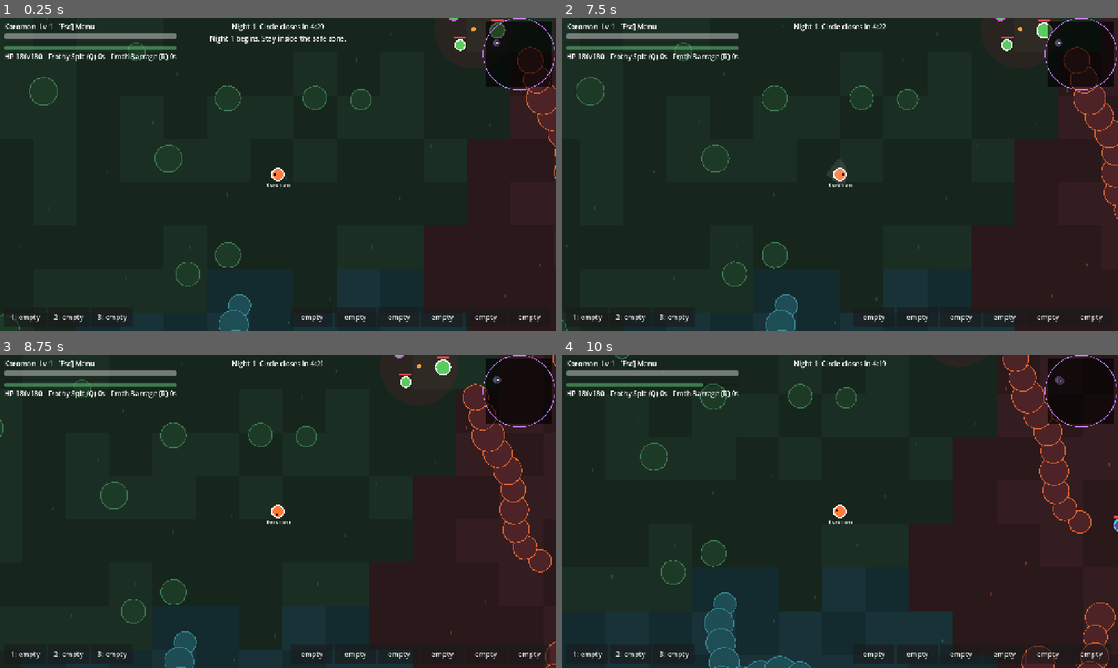
Above: before the commit, frames 1-4 (two rows, left to right).
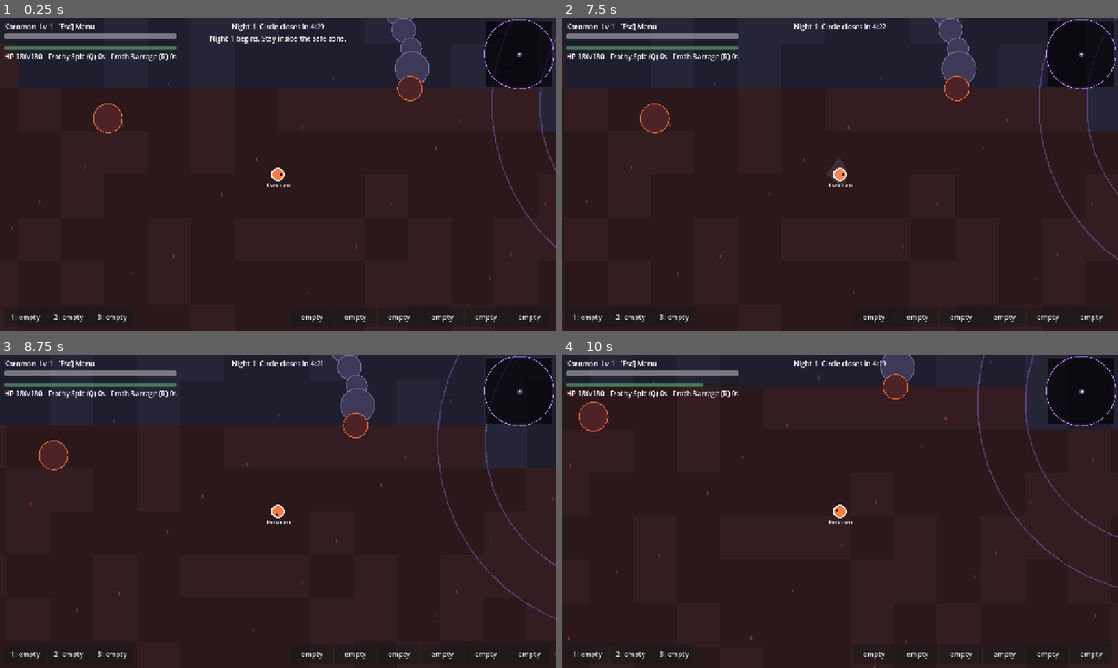
Above: after the commit, the same moments.

Repository: balaxguns/Digirogue-Coop
Game: Godot game, scene res://bugfixes-menu-down-update/scenes/run.tscn
The game is run twice, just before and just after one commit, with the same random seed, the same clock (stepped at 60 frames per second) and the same inputs. This scene is started directly instead of the project's main scene.
Inputs (mouse positions are in pixels of both pictures, inside the frame that each line leads up to):
- Up to frame 1 (0.25 s): no input
- Up to frame 2 (7.5 s): click "1: empty" at 0.5 s; click "2: empty" at 1.25 s; click "3: empty" at 2 s; click "empty" at 2.75 s; click "empty" at 3.5 s; click "empty" at 4.25 s; click "empty" at 5 s; click "empty" at 5.75 s; click "empty" at 6.5 s; tap Enter at 7.25 s; move the mouse to (962, 158) at 7.27 s; press the mouse at (962, 158) at 7.28 s; hold D (move_right) from 7.28 s (still down)
- Up to frame 3 (8.75 s): release D (move_right) at 8 s; release the mouse at (400, 495) at 8 s; drag from (166, 527) to (250, 574) at 8.02 s
- Up to frame 4 (10 s): tap Space (dodge) at 8.75, 8.85 s; move the mouse to (895, 442) at 8.77 s; hold D (move_right) 8.78-9.5 s; drag from (812, 574) to (673, 464) at 9.52 s

The runs differ from the first frame. In frame 1, 24% of the frame differs, in the area x 0-100%, y 0-100%; in frame 2, 25%; in frame 3, 25%; in frame 4, 28%.

Commit message:
Expand expedition into six large connected biomes with guaranteed minibosses, patrols, and collidable clearings

Diff:
--- a/scripts/run.gd
+++ b/scripts/run.gd
@@ -1,7 +1,7 @@
 extends Node2D
 ## The expedition: map generation, nights, corruption, combat, bosses, rewards.
-const WORLD := 6000.0
-const GRID := 60
+const WORLD := 9000.0
+const GRID := 90
 const BOSS_PAT := {"reppamon": ["razor", "roll", "razor"], "sangloupmon": ["blades", "vdash", "fang"], "angemon": ["fist", "shackles", "beam", "fist"], "devimon": ["dclaw", "wing", "glare", "touch"]}
 const BOSS_DMG := 2.0
 const BOSS_SCALE := {"sangloupmon": 0.88}
@@ -128,8 +128,8 @@
 	say("Night %d begins. Stay inside the safe zone." % R.night)
 
 func make_chain() -> Array:
-	var c := [{"pos": Vector2(WORLD / 2.0, WORLD / 2.0), "r": 3300.0}]
-	for r in [1600.0, 520.0]:
+	var c := [{"pos": Vector2(WORLD / 2.0, WORLD / 2.0), "r": 4800.0}]
+	for r in [2300.0, 700.0]:
 		var p: Dictionary = c[c.size() - 1]
 		var q: Vector2 = p.pos + Vector2.from_angle(randf() * TAU) * sqrt(randf()) * (p.r - r)
 		c.append({"pos": Vector2(clampf(q.x, 400.0, WORLD - 400.0), clampf(q.y, 400.0, WORLD - 400.0)), "r": r})
@@ -140,25 +140,32 @@
 	return bio[clampi(int(p.y / 100.0), 0, GRID - 1) * GRID + clampi(int(p.x / 100.0), 0, GRID - 1)]
 
 func gen_bio() -> void:
-	var ids := [0, 1, 2, 3, 4, 5, 0, 1, 2, 3, 4, 5]
-	ids.shuffle()
+	# Six large, contiguous regions; centers are deliberately spaced around the map.
+	# Every region receives its own reachable encounter landmark.
+	var order := [0, 1, 2, 3, 4, 5]
+	order.shuffle()
+	var centers := [
+		Vector2(1800, 1800), Vector2(4500, 1800), Vector2(7200, 1800),
+		Vector2(1800, 6900), Vector2(4500, 6900), Vector2(7200, 6900)
+	]
 	var seeds: Array = []
-	for b in ids:
-		seeds.append({"b": b, "pos": Vector2(randf_range(300, WORLD - 300), randf_range(300, WORLD - 300))})
+	for i in 6:
+		var center: Vector2 = centers[i] + Vector2(randf_range(-350, 350), randf_range(-350, 350))
+		seeds.append({"b": order[i], "pos": center})
 	bio.resize(GRID * GRID)
 	for gy in GRID:
 		for gx in GRID:
-			var h: int = ((gx * 73856093) ^ (gy * 19349663)) & 0x7fffffff
-			var bd := 1e9
-			var bb := 0
-			for s in seeds:
-				var d: float = Vector2(gx * 100.0 + 50.0, gy * 100.0 + 50.0).distance_to(s.pos) + float(((h ^ int(s.pos.x * 31.0)) & 0x7fffffff) % 90)
-				if d < bd:
-					bd = d
-					bb = s.b
-			bio[gy * GRID + gx] = bb
-	for i in 6:
-		areas.append({"n": Data.BIOMES[seeds[i].b].name, "pos": seeds[i].pos})
+			var point := Vector2(gx * 100.0 + 50.0, gy * 100.0 + 50.0)
+			var best := INF
+			var chosen := 0
+			for seed in seeds:
+				var distance: float = point.distance_squared_to(seed.pos)
+				if distance < best:
+					best = distance
+					chosen = int(seed.b)
+			bio[gy * GRID + gx] = chosen
+	for seed in seeds:
+		areas.append({"n": Data.BIOMES[seed.b].name, "pos": seed.pos, "b": seed.b})
 
 func add_obs(p: Vector2, r: float) -> void:
 	var o := {"pos": p, "r": r, "b": bio_at(p)}
@@ -190,6 +197,9 @@
 	return false
 
 func obs_ok(p: Vector2) -> bool:
+	for spot in spots:
+		if p.distance_to(spot.pos) < float(spot.r) + 95.0:
+			return false
 	return p.distance_to(R.fc) > 600.0 and p.distance_to(R.cpos) < R.cr + 100.0 and p.x > 40 and p.y > 40 and p.x < WORLD - 40 and p.y < WORLD - 40
 
 func gen_obs() -> void:
@@ -247,37 +257,39 @@
 
 func gen_map() -> void:
 	gen_bio()
+	# Reserve clear, traversable landmark spaces before placing collidable terrain.
+	var spawn_pos := Vector2(WORLD * 0.5, WORLD * 0.5)
+	P.pos = spawn_pos
+	spots.append({"pos": spawn_pos, "r": 260.0, "k": "start"})
+	for area in areas:
+		spots.append({"pos": area.pos, "r": 200.0, "k": "mini"})
+		# Every biome gets a guaranteed miniboss and a local enemy population.
+		add_mini(area.pos)
+		for group in 6:
+			var angle: float = (float(group) / 6.0) * TAU + randf_range(-0.2, 0.2)
+			var home: Vector2 = area.pos + Vector2.from_angle(angle) * randf_range(280.0, 650.0)
+			home = home.clamp(Vector2(140, 140), Vector2(WORLD - 140, WORLD - 140))
+			if bio_at(home) != int(area.b):
+				home = area.pos + Vector2.from_angle(angle) * 250.0
+			spots.append({"pos": home, "r": 75.0, "k": "patrol"})
+			for k in 4:
+				var position: Vector2 = home + Vector2.from_angle(float(k) * TAU / 4.0) * 36.0
+				add_mob(position, k == 0, home, 500.0)
+		var heal_pos: Vector2 = area.pos + Vector2(210, 0)
+		camps.append({"pos": heal_pos, "used": false, "w": 0.0})
+		chests.append({"pos": area.pos + Vector2(-210, 0), "open": false, "mon": false})
+	# Obstacle placement respects reserved paths and encounter landmarks.
 	gen_obs()
-	var ps = add_spot(260.0, 0.0, "start")
-	P.pos = ps.pos if ps != null else R.cpos + Vector2(600, 0)
-	for i in 6:
-		var ms = add_spot(120.0, 500.0, "mini")
-		if ms == null: break
-		add_mini(ms.pos)
-	for i in 40:
-		var s = add_spot(150.0, 150.0, "camp")
-		if s == null: break
-		for k in 4:
-			add_mob(s.pos + Vector2.from_angle(k / 4.0 * TAU + randf()) * randf_range(30.0, 70.0), k == 0, s.pos, 480.0)
-		chests.append({"pos": s.pos, "open": false, "mon": false})
-	for i in 24:
-		var s = add_spot(70.0, 100.0, "roam")
-		if s == null: break
-		for k in 2 + randi() % 2:
-			add_mob(s.pos + Vector2(randf_range(-40, 40), randf_range(-40, 40)), false, s.pos, 380.0)
-	for i in 3:
-		var s = add_spot(60.0, 400.0, "heal")
-		if s != null: camps.append({"pos": s.pos, "used": false, "w": 0.0})
-	var t := 0
-	var made := 0
-	while made < 14 and t < 1500 and not obs.is_empty():
-		t += 1
-		var o: Dictionary = obs.pick_random()
-		var p: Vector2 = o.pos + Vector2.from_angle(randf() * TAU) * (o.r + 40.0)
-		if is_free(p, 10.0, 60.0):
-			spots.append({"pos": p, "r": 10.0, "k": "chest"})
-			chests.append({"pos": p, "open": false, "mon": false})
-			made += 1
+	for i in 18:
+		var spot = add_spot(85.0, 110.0, "roam")
+		if spot == null:
+			continue
+		for k in 3:
+			add_mob(spot.pos + Vector2.from_angle(float(k) * TAU / 3.0) * 30.0, false, spot.pos, 380.0)
+	for i in 22:
+		var spot = add_spot(35.0, 75.0, "chest")
+		if spot != null:
+			chests.append({"pos": spot.pos, "open": false, "mon": false})
 	if not chests.is_empty():
 		chests.pick_random().mon = true
 
